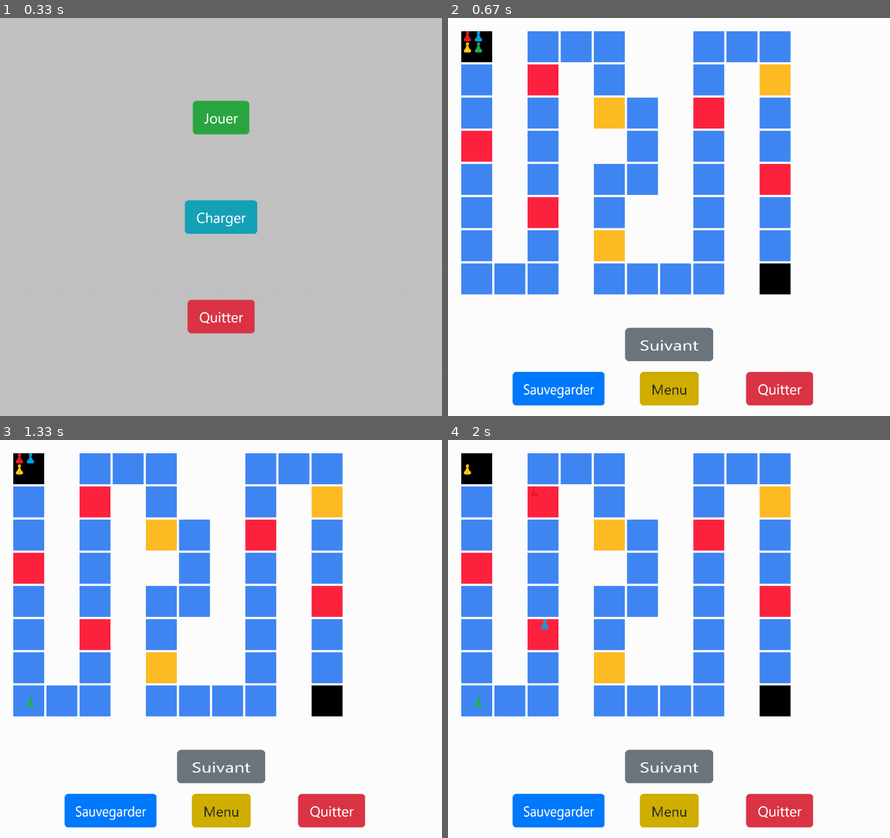
Above: before the commit, frames 1-4 (two rows, left to right).
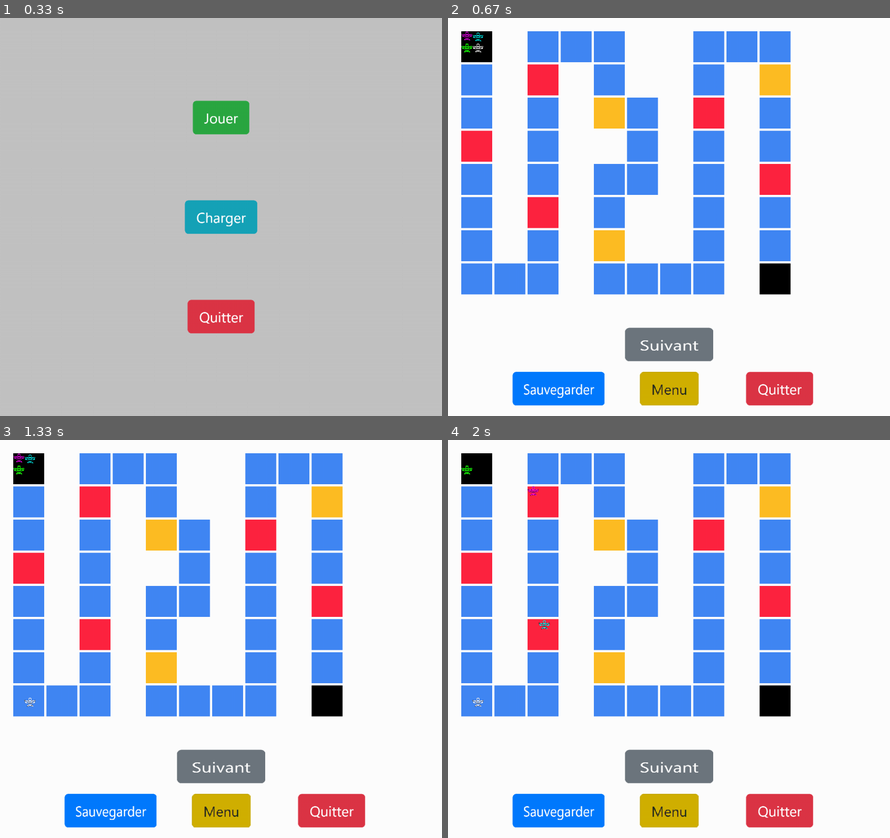
Above: after the commit, the same moments.

Repository: tw0hour/pythonApp
Game: pygame game, started from main.py
Same seed, same stepped clock (60 frames per second), same inputs: the game is played once before the commit and once after it.
Inputs (mouse positions are in pixels of both pictures, inside the frame that each line leads up to):
- Up to frame 1 (0.33 s): no input
- Up to frame 2 (0.67 s): click (669, 117) at 0.38 s
- Up to frame 3 (1.33 s): click (221, 766) at 0.75 s; click (221, 766) at 1.13 s
- Up to frame 4 (2 s): click (669, 766) at 1.53 s; click (669, 766) at 1.93 s

Frame 1 is identical in both runs. In frame 2, 0.2% of the frame differs, in the area x 3-8%, y 3-9%; in frame 3, 0.2%; in frame 4, 0.2%, in the area x 3-23%, y 6-68%.

Commit message:
cleannnn

Diff:
--- a/Game.py
+++ b/Game.py
@@ -96,10 +96,10 @@
     def initializePlayers(self):
         posX = self.cases[0].y * (70 + 5) + 30
         posY = self.cases[0].x * (70 + 5) + 30
-        players = [Player("ressources/pion/pion0.png", posX, posY),
-                   Player("ressources/pion/pion1.png", posX + 25, posY),
-                   Player("ressources/pion/pion2.png", posX, posY + 25),
-                   Player("ressources/pion/pion3.png", posX + 25, posY + 25)]
+        players = [Player("ressources/pion/j1.png", posX, posY),
+                   Player("ressources/pion/j2.png", posX + 25, posY),
+                   Player("ressources/pion/j3.png", posX, posY + 25),
+                   Player("ressources/pion/j4.png", posX + 25, posY + 25)]
 
         return players
 
Binary file removed: ressources/Razer-H1-Wallpaper-2560x1440_290520.png
Binary file added: ressources/pion/j1.png
Binary file added: ressources/pion/j2.png
Binary file added: ressources/pion/j3.png
Binary file added: ressources/pion/j4.png
